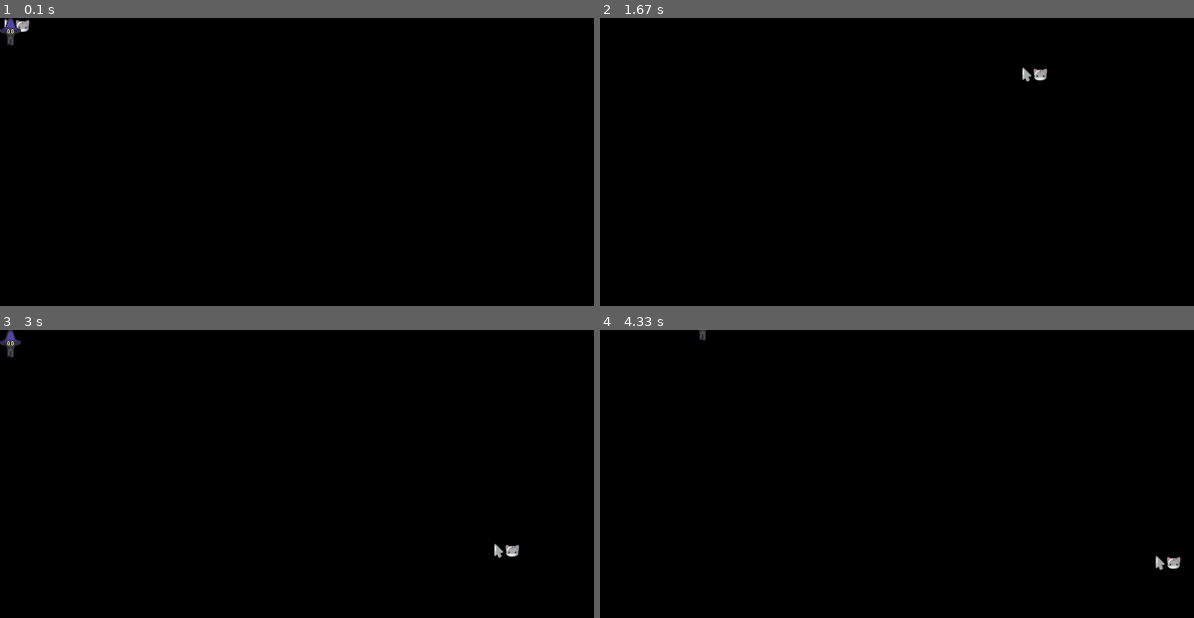
Above: before the commit, frames 1-4 (two rows, left to right).
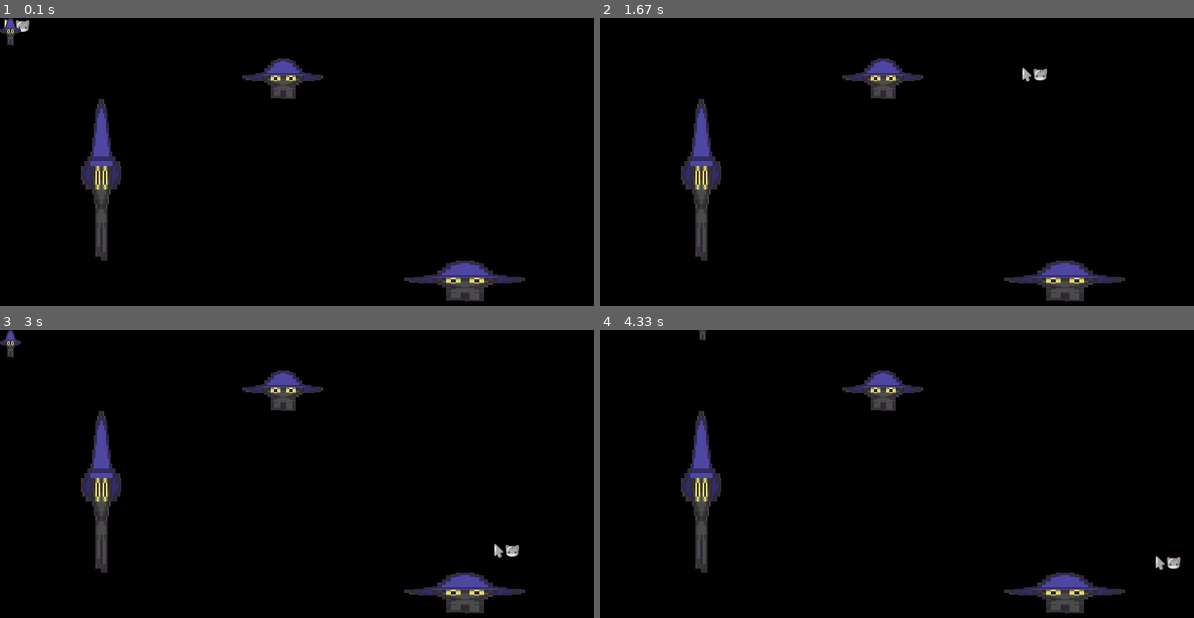
Above: after the commit, the same moments.

Repository: Kapi-citten/Python_pygame_project
Game: pygame game, started from main.py
Same seed, same stepped clock (60 frames per second), same inputs: the game is played once before the commit and once after it.
Inputs (mouse positions are in pixels of both pictures, inside the frame that each line leads up to):
- Up to frame 1 (0.1 s): no input
- Up to frame 2 (1.67 s): hold Right 0.33-0.8 s; move the mouse to (897, 193) at 0.37 s; hold Up 0.83-1.13 s; move the mouse to (766, 182) at 0.87 s; hold Right 1.17-1.63 s; move the mouse to (1015, 66) at 1.2 s
- Up to frame 3 (3 s): hold Left 1.67-2.2 s; move the mouse to (338, 384) at 1.7 s; hold Down 2.23-2.53 s; move the mouse to (332, 525) at 2.27 s; hold Left 2.57-2.97 s; move the mouse to (487, 543) at 2.6 s
- Up to frame 4 (4.33 s): hold Up 3-3.37 s; move the mouse to (1093, 462) at 3.03 s; hold Right 3.4-4.03 s; move the mouse to (1158, 465) at 3.43 s; hold Down from 4.07 s (still down); move the mouse to (1152, 554) at 4.1 s

The runs differ from the first frame. In frame 1, 3.9% of the frame differs, in the area x 13-89%, y 14-99%; in frame 2, 3.9%; in frame 3, 3.9%; in frame 4, 3.9%.

Commit message:
add Wall class and metodes

Diff:
--- a/main.py
+++ b/main.py
@@ -4,7 +4,7 @@
 
 
 def load_image(name, color_key=None):
-    fullname = os.path.join('data/image', name)
+    fullname = os.path.join("data/image", name)
     # если файл не существует, то выходим
     if not os.path.isfile(fullname):
         print(f"Файл с изображением '{fullname}' не найден")
@@ -29,19 +29,32 @@
         self.rect.y = cord[1]
 
 
+class Wall(pygame.sprite.Sprite):
+    def __init__(self, x, y, width, height, texture_path, group):
+        super().__init__(group)
+        self.image = load_image(texture_path)
+        self.image = pygame.transform.scale(self.image, (width, height))
+        self.rect = self.image.get_rect()
+        self.rect.x = x
+        self.rect.y = y
+
+    def check_collision(self, sprite):
+        return self.rect.colliderect(sprite.rect)
+
+
 class Hero(pygame.sprite.Sprite):
     image = load_image("hero/down/move_s_1.png")
 
     def __init__(self, group):
         super().__init__(group)
 
-        self.hero_d = [load_image(f'hero/right/move_d_{1}.png') for i in range(1, 9)]
+        self.hero_d = [load_image(f"hero/right/move_d_{1}.png") for i in range(1, 9)]
 
-        self.hero_a = [load_image(f'hero/left/move_a_{1}.png') for i in range(1, 9)]
+        self.hero_a = [load_image(f"hero/left/move_a_{1}.png") for i in range(1, 9)]
 
-        self.hero_s = [load_image(f'hero/down/move_s_{1}.png') for i in range(1, 9)]
+        self.hero_s = [load_image(f"hero/down/move_s_{1}.png") for i in range(1, 9)]
 
-        self.hero_w = [load_image(f'hero/up/move_w_{1}.png') for i in range(1, 9)]
+        self.hero_w = [load_image(f"hero/up/move_w_{1}.png") for i in range(1, 9)]
 
         self.image = Hero.image
         self.rect = self.image.get_rect()
@@ -49,8 +62,9 @@
         self.rect.y = 0
         self.mov_index = 0
 
-    def update(self, mov):
+    def update(self, mov, walls_group):
         # mov = args[0].key
+        old_rect = self.rect.copy()
 
         if mov == 119:
             self.image = self.hero_w[self.mov_index // 8]
@@ -70,18 +84,37 @@
 
         else:
             self.image = self.hero_s[0]
+
         self.mov_index += 1
         if self.mov_index >= 64:
             self.mov_index = 0
+
+        for wall in walls_group:
+            if wall.check_collision(self):
+                self.rect = old_rect
+
 
 def m():
     main_hero = pygame.sprite.Group()
     Hero(main_hero)
     running = True
+    walls_group = pygame.sprite.Group()
+    texture_path = "hero/down/move_s_1.png"
+    walls_data = [
+        (100, 100, 50, 200),
+        (300, 50, 100, 50),
+        (500, 300, 150, 50),
+        (200, 400, 50, 150),
+    ]
+
+    for wall_data in walls_data:
+        x, y, width, height = wall_data
+        Wall(x, y, width, height, texture_path, walls_group)
 
     def draw():
         cursor.draw(screen)
         main_hero.draw(screen)
+        walls_group.draw(screen)
 
     while running:
         screen.fill((0, 0, 0))
@@ -94,19 +127,19 @@
 
         pressed = pygame.key.get_pressed()
         if pressed[pygame.K_UP] or pressed[pygame.K_w]:
-            main_hero.update(119)
+            main_hero.update(119, walls_group)
 
         elif pressed[pygame.K_RIGHT] or pressed[pygame.K_d]:
-            main_hero.update(100)
+            main_hero.update(100, walls_group)
 
         elif pressed[pygame.K_DOWN] or pressed[pygame.K_s]:
-            main_hero.update(115)
+            main_hero.update(115, walls_group)
 
         elif pressed[pygame.K_LEFT] or pressed[pygame.K_a]:
-            main_hero.update(97)
+            main_hero.update(97, walls_group)
 
         else:
-            main_hero.update(None)
+            main_hero.update(None, walls_group)
 
         clock.tick(fps)
         draw()
@@ -114,7 +147,7 @@
     pygame.quit()
 
 
-if __name__ == '__main__':
+if __name__ == "__main__":
     pygame.init()
     size = width, height = 800, 400
     screen = pygame.display.set_mode(size)
